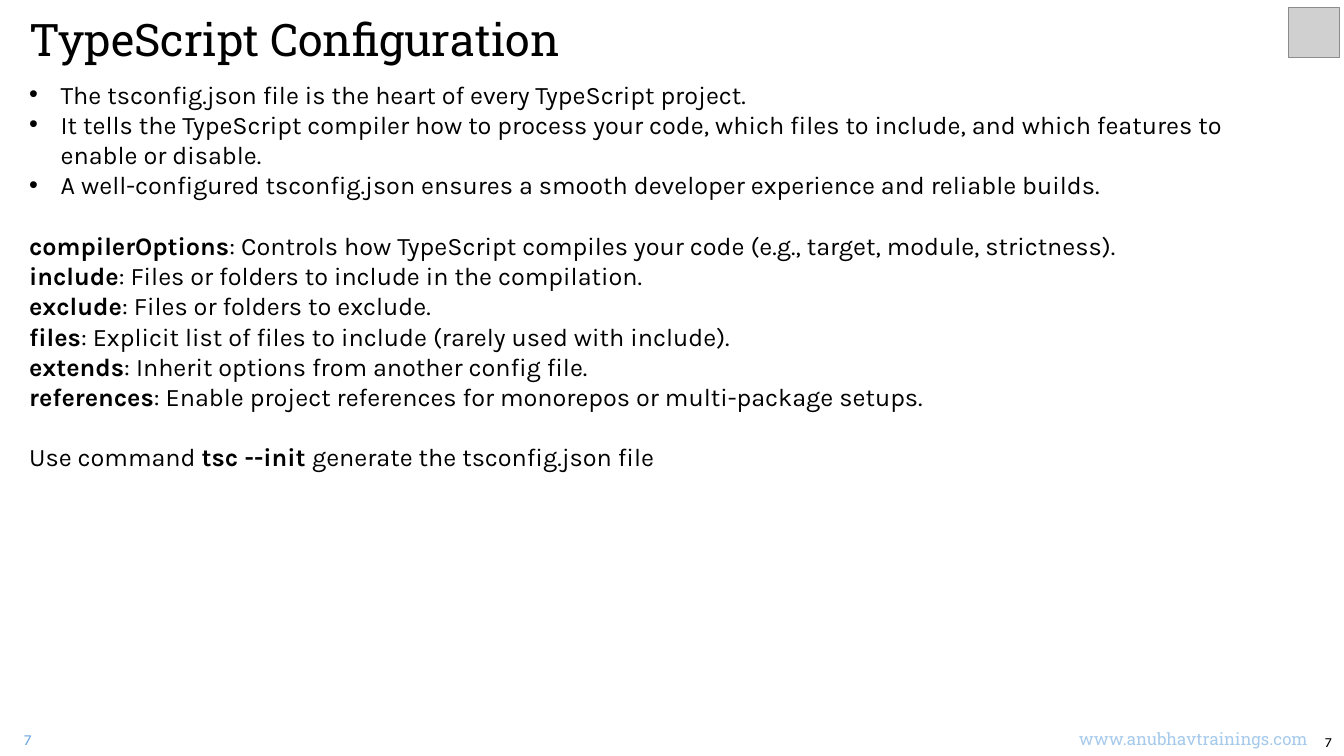
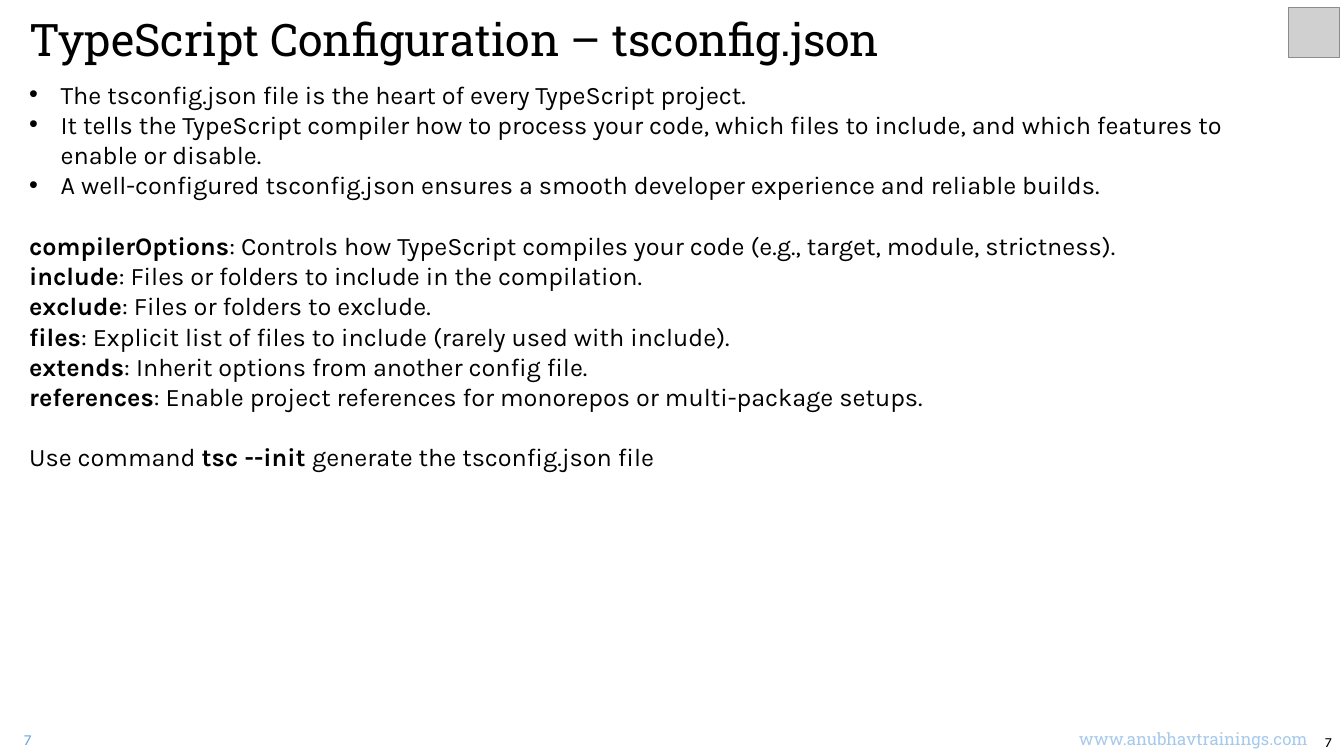
Before and after one commit to soyuztechnologies/typescript_training_capm, a slide deck: slide 13 of Day 1/DAY-1.pptx. Drawn at 1344x756 pixels with LibreOffice and Linux fonts; fonts in the diff are those of the drawing; grey boxes stand for pictures. Boxes give left, top, right and bottom in pixels: in the first picture for what was removed or moved away, otherwise in the second. Text is boxed around its words. In the diff, an @@ line names an element or a change of style, - is before the commit and + after.

```diff
--- a/Day 1/DAY-1.pptx
+++ b/Day 1/DAY-1.pptx
@@ text at [29,21,879,66]: text changed @@
-TypeScript Configuration
+TypeScript Configuration – tsconfig.json
```
Also in this commit, not shown: 1 other slide changed.
